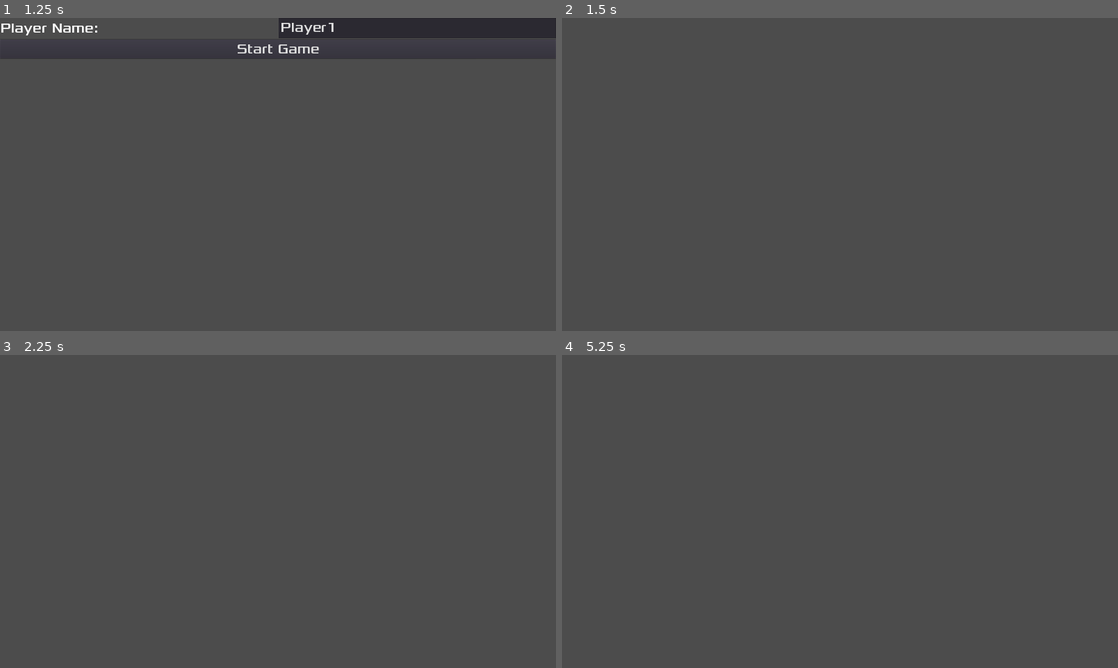
Above: before the commit, frames 1-4 (two rows, left to right).
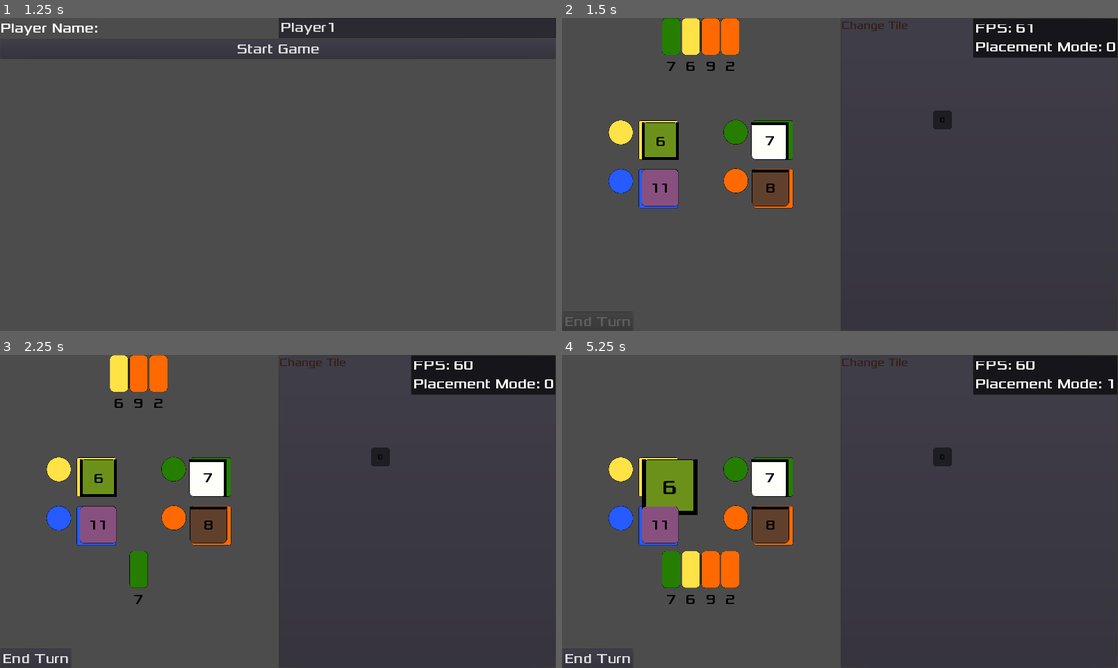
Above: after the commit, the same moments.

Repository: Structed/alcaramba
Game: Godot game, scene res://Drawable/MainMenu/MainMenu.tscn
Same seed, same stepped clock (60 frames per second), same inputs: the game is played once before the commit and once after it.
Inputs (mouse positions are in pixels of both pictures, inside the frame that each line leads up to):
- Up to frame 1 (1.25 s): click "New Game" at 0.5 s
- Up to frame 2 (1.5 s): click "Start Game" at 1.25 s
- Up to frame 3 (2.25 s): click (111, 401) at 2 s, where only the run after the commit has a clickable "7"
- Up to frame 4 (5.25 s): click (678, 401) at 2.75 s, where only the run after the commit has a clickable "6"; click (689, 401) at 3.5 s, where only the run after the commit has a clickable "9"; click (701, 401) at 4.25 s, where only the run after the commit has a clickable "2"; click (662, 477) at 5 s, where only the run after the commit has a clickable "6"

Frame 1 is identical in both runs. In frame 2, 10% of the frame differs, in the area x 8-100%, y 0-100%; in frame 3, 10%; in frame 4, 11%, in the area x 0-100%, y 0-100%.
Error before the commit: Attempt to call function 'instance' in base 'null instance' on a null instance. (res://SceneManager.gd:33)
Error after the commit: Invalid call. Nonexistent function 'clear' in base 'Nil'. (res://Drawable/Town/Town.gd:336)

Commit message:
added containers to spare parts

Diff:
--- a/src/alcaramba/Drawable/Town/SpareTiles.gd
+++ b/src/alcaramba/Drawable/Town/SpareTiles.gd
@@ -7,13 +7,14 @@
 
 # Called when the node enters the scene tree for the first time.
 func _ready():
-	pass # Replace with function body.
+	_stack_spare_tiles.initialize_for_game_start() # DEBUG
+	# _display_tiles()
 
 # STUB: paints all tiles from stack_spare_tiles
 func _display_tiles():
-	for _tile in _stack_spare_tiles:
+	for _i in range(_stack_spare_tiles.get_card_count()):
 		var tile_node = tile_scene.instance()
-		tile_node._card_info = _tile
+		tile_node._card_info = _stack_spare_tiles.get_card_info_by_index(_i)
 		add_child(tile_node)
 
 
--- a/src/alcaramba/Drawable/Town/Town.tscn
+++ b/src/alcaramba/Drawable/Town/Town.tscn
@@ -1,8 +1,9 @@
-[gd_scene load_steps=7 format=2]
+[gd_scene load_steps=8 format=2]
 
 [ext_resource path="res://Drawable/Town/Town.gd" type="Script" id=1]
 [ext_resource path="res://Drawable/Card/TileCardDrawable.gd" type="Script" id=2]
 [ext_resource path="res://assets/fonts/Xolonium-Regular.ttf" type="DynamicFontData" id=3]
+[ext_resource path="res://Drawable/Town/SpareTiles.gd" type="Script" id=4]
 [ext_resource path="res://Drawable/Town/TileMap_valid_overlay.gd" type="Script" id=8]
 
 [sub_resource type="TileSet" id=1]
@@ -10,6 +11,8 @@
 [sub_resource type="DynamicFont" id=2]
 size = 40
 font_data = ExtResource( 3 )
+
+[sub_resource type="CanvasItemMaterial" id=3]
 
 [node name="TileMap" type="TileMap"]
 tile_set = SubResource( 1 )
@@ -26,8 +29,10 @@
 [node name="Label" type="Label" parent="TextureButton"]
 modulate = Color( 0.784314, 0.290196, 0.290196, 1 )
 self_modulate = Color( 0.262745, 0.447059, 0.329412, 1 )
-margin_right = 235.0
-margin_bottom = 62.0
+margin_left = 2.0
+margin_top = 2.0
+margin_right = 255.0
+margin_bottom = 64.0
 custom_fonts/font = SubResource( 2 )
 text = "Change Tile"
 __meta__ = {
@@ -48,13 +53,6 @@
 margin_right = 185.0
 margin_bottom = 231.0
 script = ExtResource( 2 )
-__meta__ = {
-"_edit_use_anchors_": false
-}
-
-[node name="TileMap_distances" type="TileMap" parent="."]
-unique_name_in_owner = true
-format = 1
 
 [node name="SpareTiles" type="VBoxContainer" parent="."]
 margin_left = 644.0
